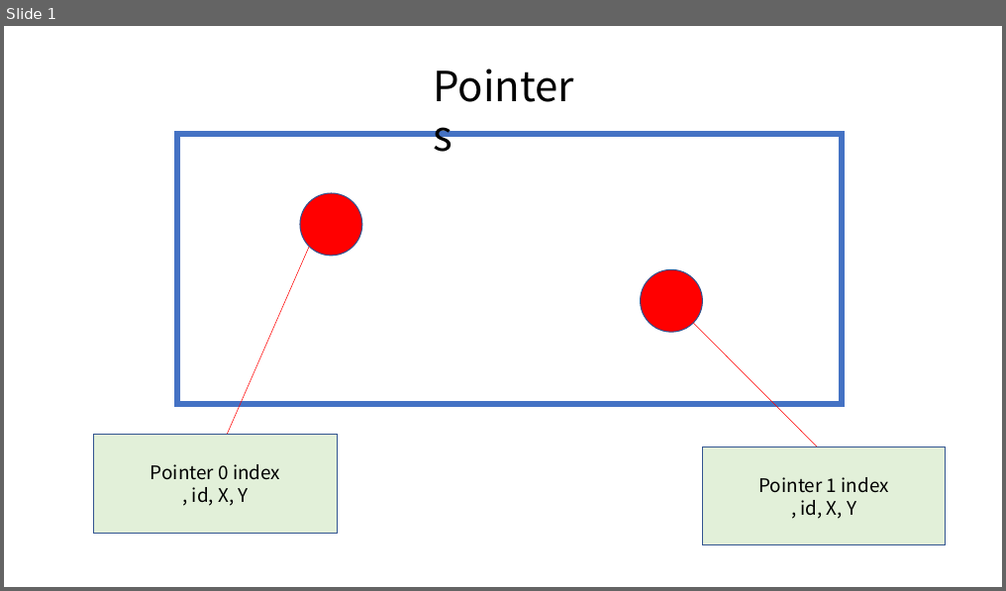
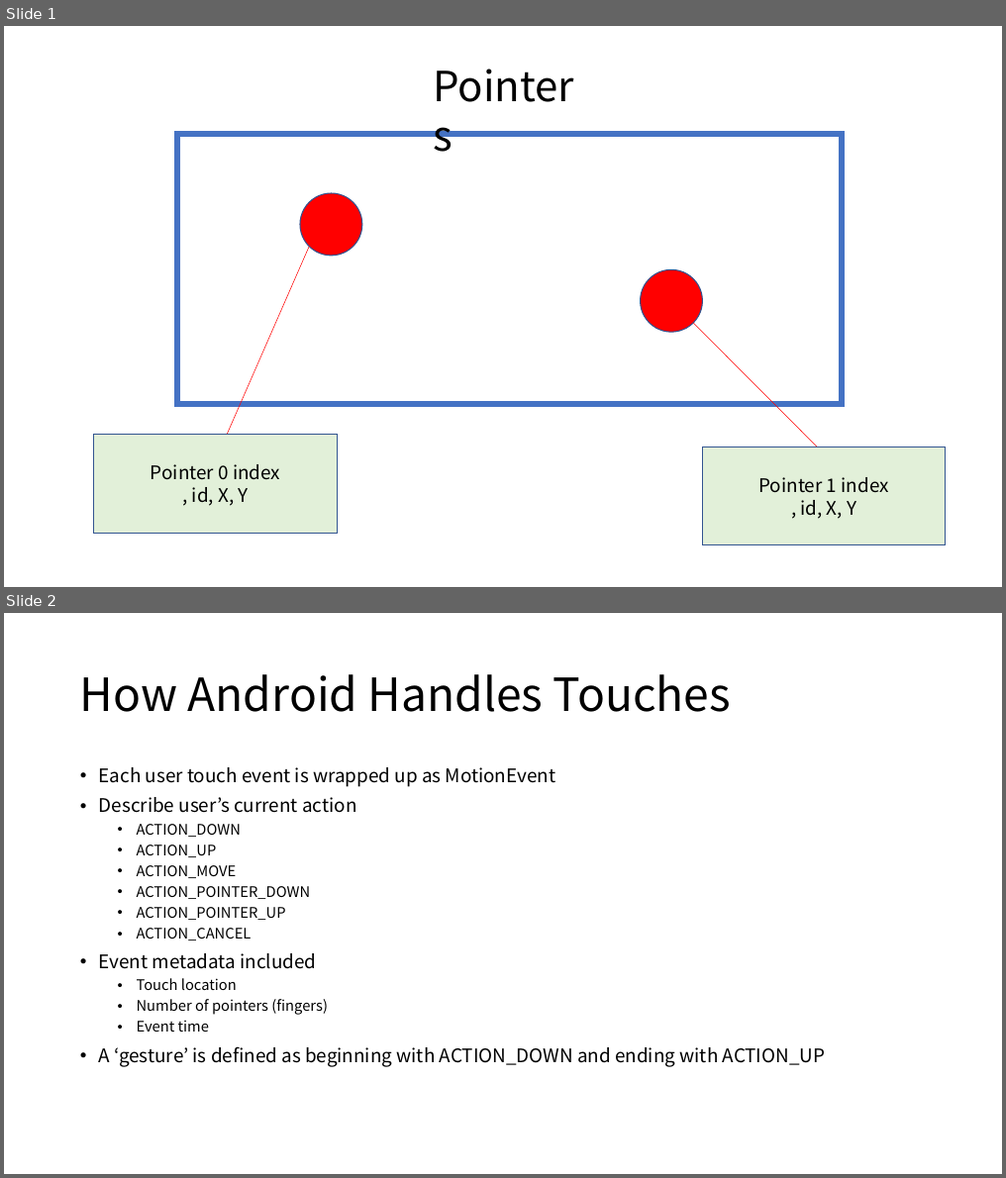
Before and after one commit to DanielWorld/SoftwareTech, a slide deck: Home/Android/Android_onTouchEvent.pptx. Shown one above the other, each under a label of ours: slide 1 before the commit, slides 1 and 2 after it. The pictures are 1006x591 and 1006x1178 pixels, drawn with LibreOffice and Linux fonts; fonts in the diff are those of the drawing. Boxes give left, top, right and bottom in pixels: in the first picture for what was removed or moved away, otherwise in the second. Text is boxed around its words. In the diff, an @@ line names an element or a change of style, - is before the commit and + after.

Commit message:
update Android onTouchEvent contents

```diff
--- a/Home/Android/Android_onTouchEvent.pptx
+++ b/Home/Android/Android_onTouchEvent.pptx
@@ slide 2 added at (x1=4, y1=613, x2=1002, y2=1174), background #FFFFFF @@
@@ title added at (x1=80, y1=674, x2=731, y2=712), 44 pt, text #000000 @@
+How Android Handles Touches
@@ text added at (x1=99, y1=767, x2=826, y2=1067), 18 pt, text #000000 @@
+• Each user touch event is wrapped up as MotionEvent
+• Describe user’s current action
+  • ACTION_DOWN
+  • ACTION_UP
+  • ACTION_MOVE
+  • ACTION_POINTER_DOWN
+  • ACTION_POINTER_UP
+  • ACTION_CANCEL
+• Event metadata included
+  • Touch location
+  • Number of pointers (fingers)
+  • Event time
+• A ‘gesture’ is defined as beginning with ACTION_DOWN and ending with ACTION_UP
```
Also in this commit, not shown: 1 other slide added.
